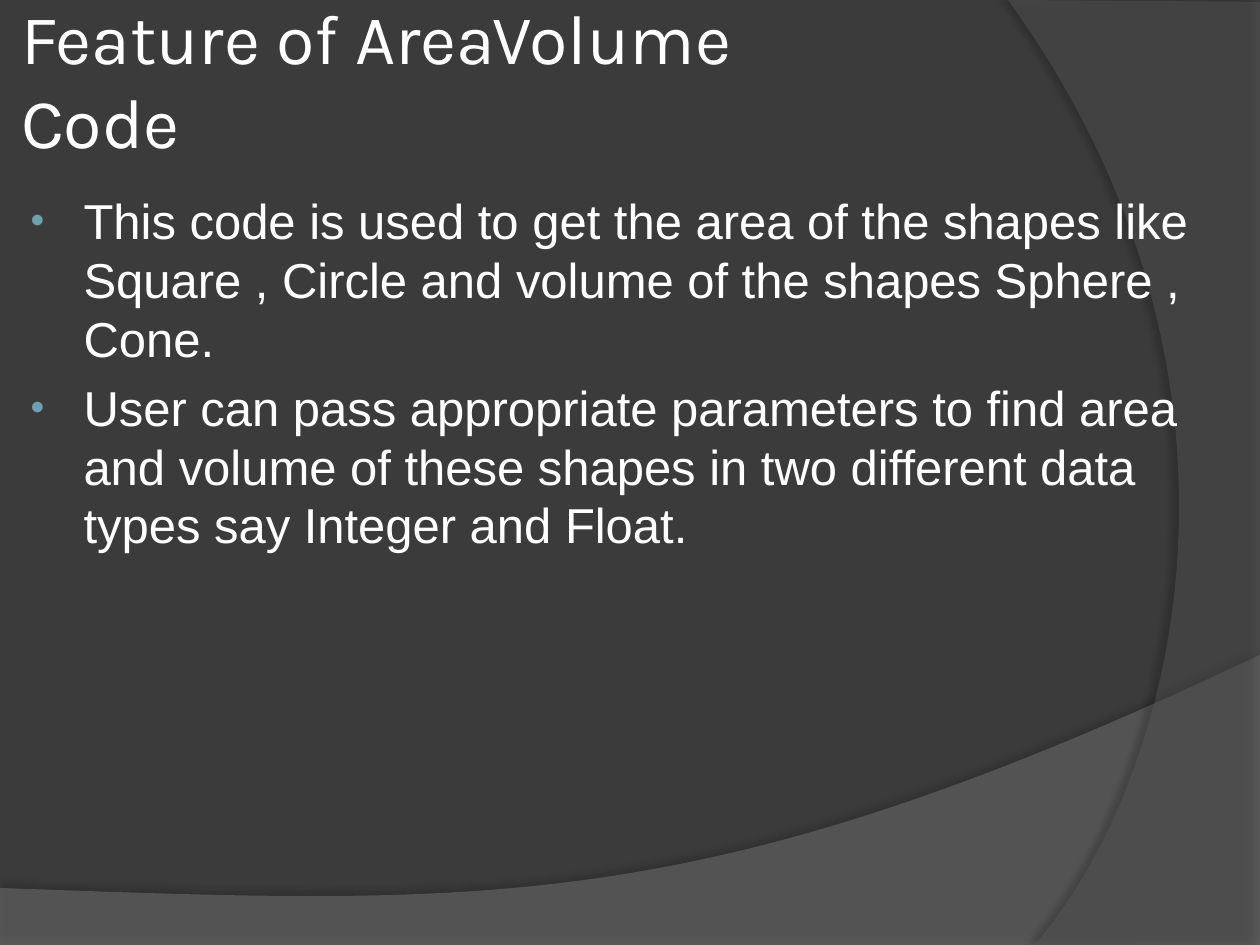
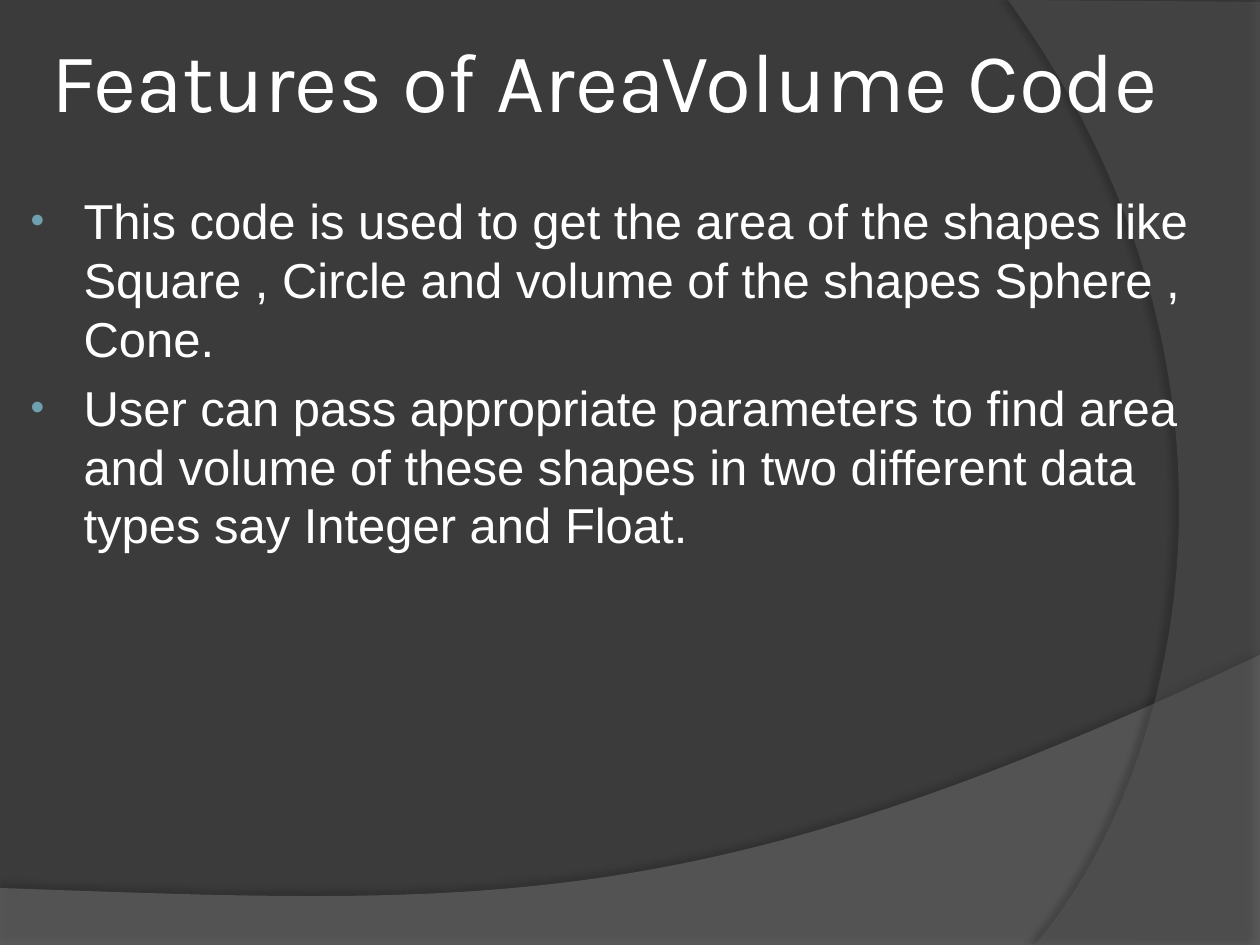
Before and after one commit to DhyeyVora-1706/LT-Project, a slide deck: slide 2 of Language Translator.pptx. Drawn at 1260x945 pixels with LibreOffice and Linux fonts; fonts in the diff are those of the drawing. Boxes give left, top, right and bottom in pixels: in the first picture for what was removed or moved away, otherwise in the second. Text is boxed around its words. In the diff, an @@ line names an element or a change of style, - is before the commit and + after.

```diff
--- a/Language Translator.pptx
+++ b/Language Translator.pptx
@@ title at box(51, 54, 1158, 113): text changed; size 40 to 48 pt @@
-Feature of AreaVolume Code
+Features of AreaVolume Code
```
Also in this commit, not shown: 2 other slides changed.
